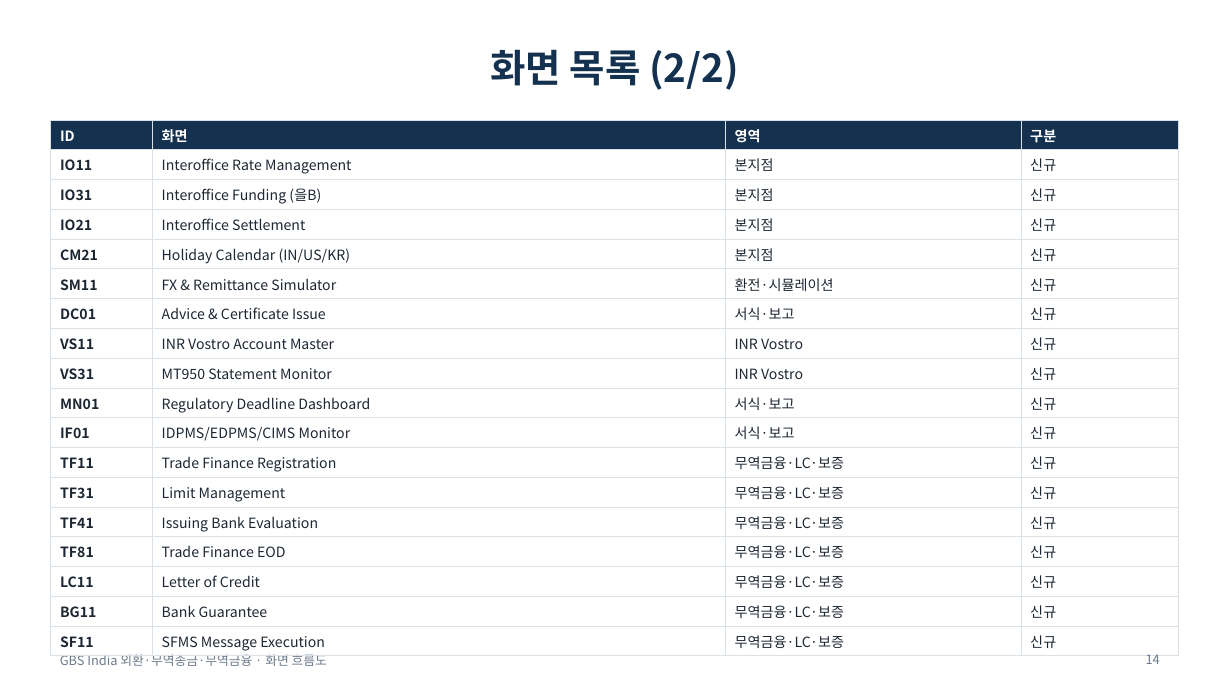
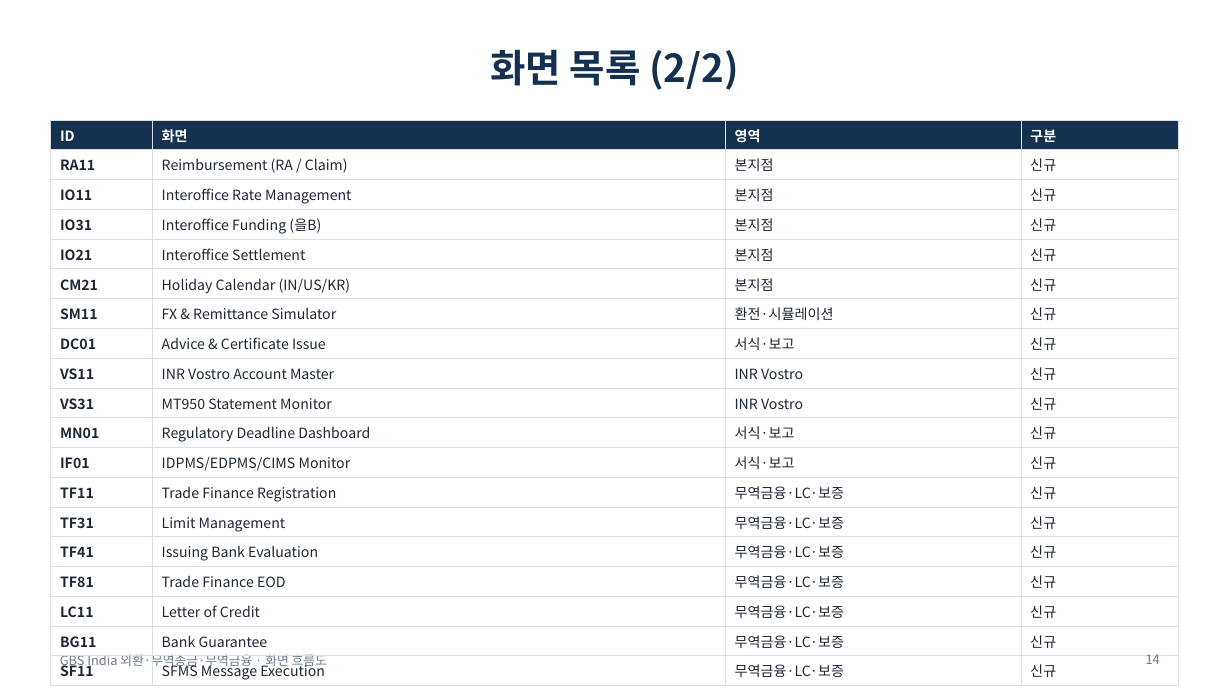
Before and after one commit to bellrubytiger-eng/Tradefinance, a slide deck: slide 14 of docs/04_화면흐름도.pptx. Drawn at 1232x693 pixels with LibreOffice and Linux fonts; fonts in the diff are those of the drawing. Boxes give left, top, right and bottom in pixels: in the first picture for what was removed or moved away, otherwise in the second. Text is boxed around its words. In the diff, an @@ line names an element or a change of style, - is before the commit and + after.

```diff
--- a/docs/04_화면흐름도.pptx
+++ b/docs/04_화면흐름도.pptx
@@ table at (51,120,1178,684) @@
+row 2: RA11 | Reimbursement (RA / Claim) | 본지점 | 신규
```
Also in this commit, not shown: 3 other slides changed, 13 other files.
